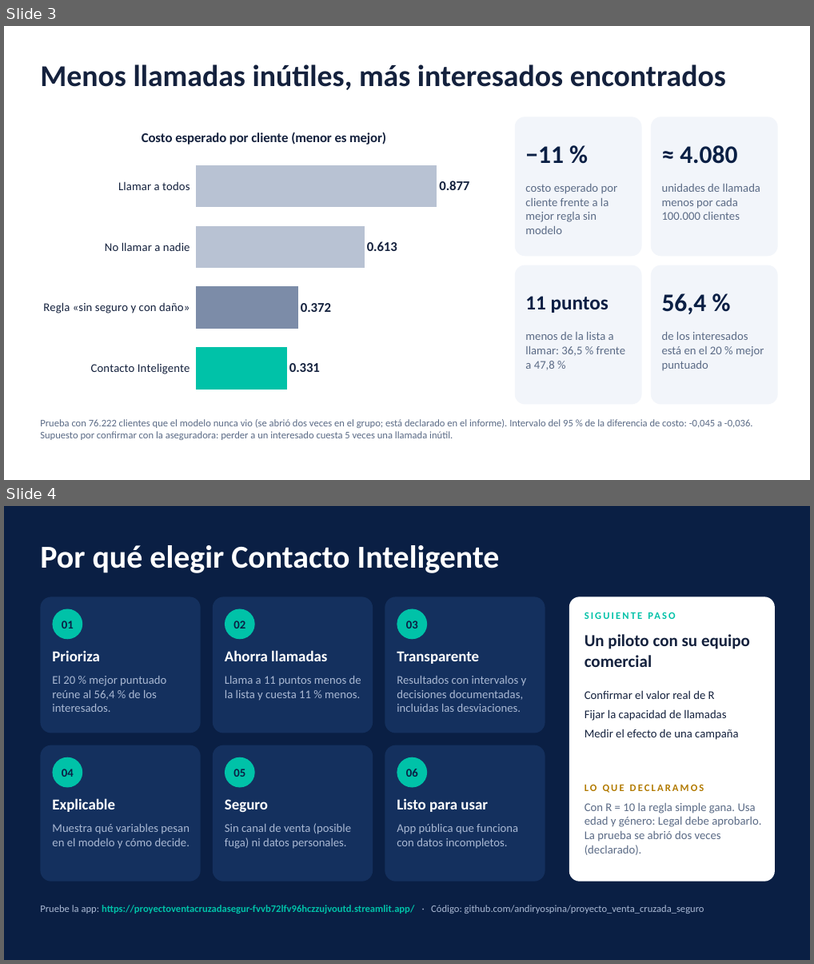
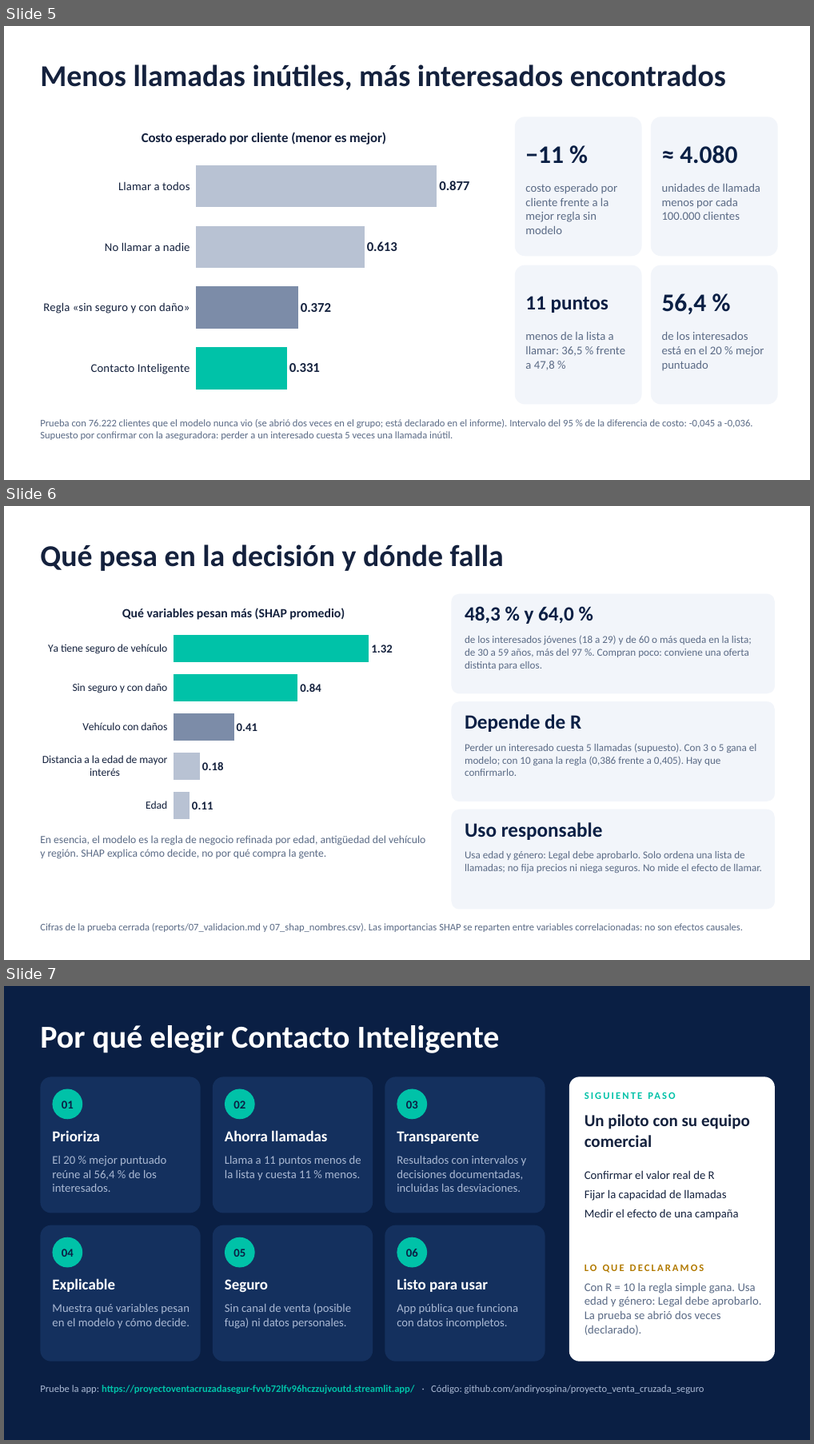
Before and after one commit to andiryospina/proyecto_venta_cruzada_seguro, a slide deck: presentacion/Contacto_Inteligente.pptx. Shown one above the other, each under a label of ours: slides 3 and 4 before the commit, slides 5, 6 and 7 after it. The pictures are 814x964 and 814x1444 pixels, drawn with LibreOffice and Linux fonts; fonts in the diff are those of the drawing. Boxes give left, top, right and bottom in pixels: in the first picture for what was removed or moved away, otherwise in the second. Text is boxed around its words. In the diff, an @@ line names an element or a change of style, - is before the commit and + after.

```diff
--- a/presentacion/Contacto_Inteligente.pptx
+++ b/presentacion/Contacto_Inteligente.pptx
@@ slide 6 added at bbox=[4, 506, 810, 960], background #FFFFFF @@
@@ text added at bbox=[40, 544, 504, 571], 36 pt, text #14213D, bold @@
+Qué pesa en la decisión y dónde falla
@@ bar chart added at bbox=[34, 594, 434, 830] @@
+title "Qué variables pesan más (SHAP promedio)"
+categories: Ya tiene seguro de vehículo, Sin seguro y con daño, Vehículo con daños, Distancia a la edad de mayor interés, Edad
+Qué variables pesan más (SHAP promedio): 1.32, 0.84, 0.41, 0.18, 0.11
@@ rounded rectangle added at bbox=[452, 594, 775, 693], fill #F2F5FA @@
@@ text added at bbox=[465, 606, 574, 624], 24 pt, text #0A1F44, bold @@
+48,3 % y 64,0 %
@@ text added at bbox=[465, 635, 752, 670], 12.5 pt, text #5B6B86 @@
+de los interesados jóvenes (18 a 29) y de 60 o más queda en la lista; de 30 a 59 años, más del 97 %. Compran poco: conviene una oferta distinta para ellos.
@@ rounded rectangle added at bbox=[452, 701, 775, 801], fill #F2F5FA @@
@@ text added at bbox=[465, 714, 582, 732], 24 pt, text #0A1F44, bold @@
+Depende de R
@@ text added at bbox=[465, 743, 758, 776], 12.5 pt, text #5B6B86 @@
+Perder un interesado cuesta 5 llamadas (supuesto). Con 3 o 5 gana el modelo; con 10 gana la regla (0,386 frente a 0,405). Hay que confirmarlo.
@@ rounded rectangle added at bbox=[452, 809, 775, 909], fill #F2F5FA @@
@@ text added at bbox=[40, 835, 426, 859], 13 pt, text #5B6B86 @@
+En esencia, el modelo es la regla de negocio refinada por edad, antigüedad del vehículo y región. SHAP explica cómo decide, no por qué compra la gente.
@@ text added at bbox=[465, 822, 603, 840], 24 pt, text #0A1F44, bold @@
+Uso responsable
@@ text added at bbox=[465, 851, 762, 872], 12.5 pt, text #5B6B86 @@
+Usa edad y género: Legal debe aprobarlo. Solo ordena una lista de llamadas; no fija precios ni niega seguros. No mide el efecto de llamar.
@@ text added at bbox=[40, 923, 743, 932], 12 pt, text #5B6B86 @@
+Cifras de la prueba cerrada (reports/07_validacion.md y 07_shap_nombres.csv). Las importancias SHAP se reparten entre variables correlacionadas: no son efectos causales.
@@ what was slide 3 is now slide 5 @@
@@ what was slide 4 is now slide 7 @@
```
Also in this commit, not shown: 2 other slides added.
